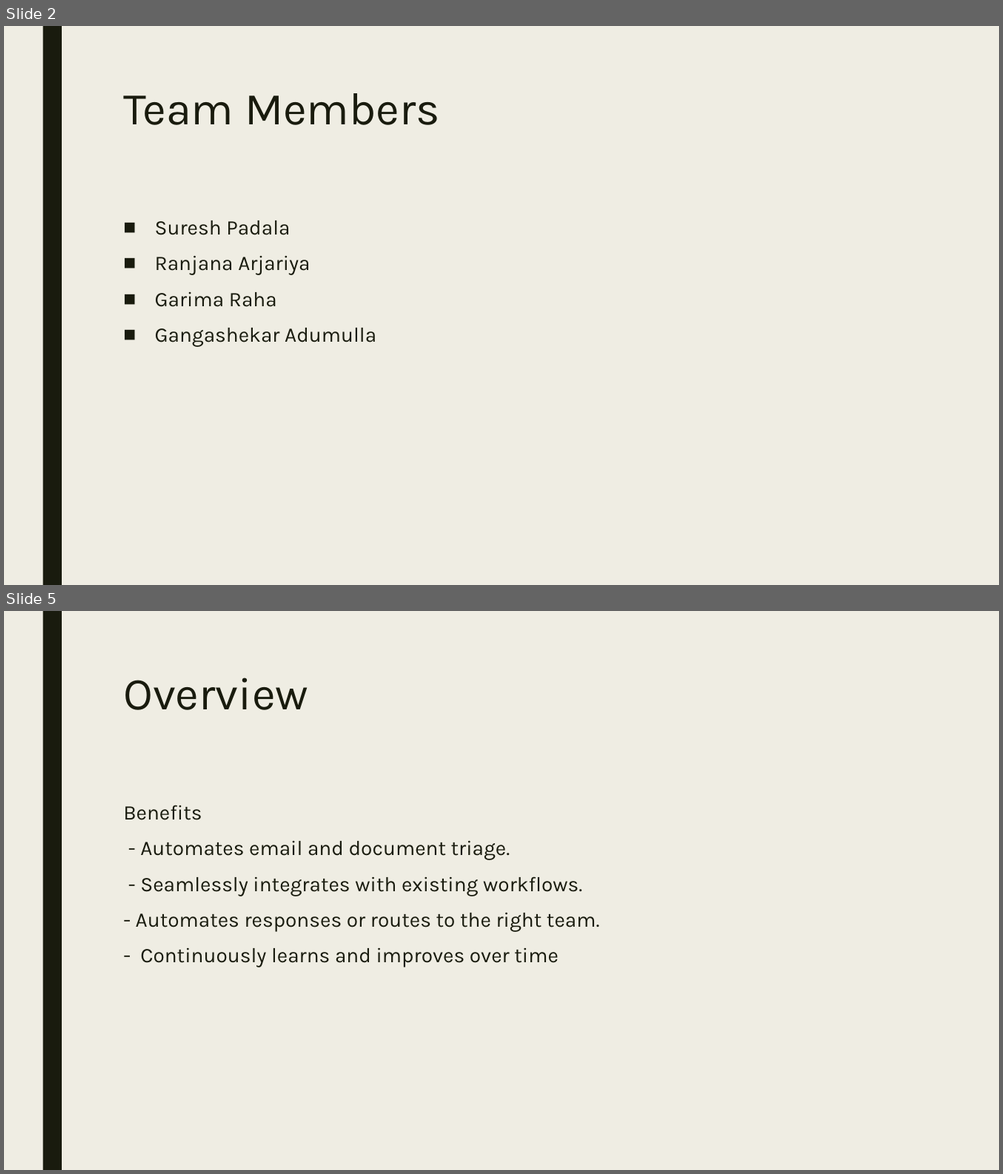
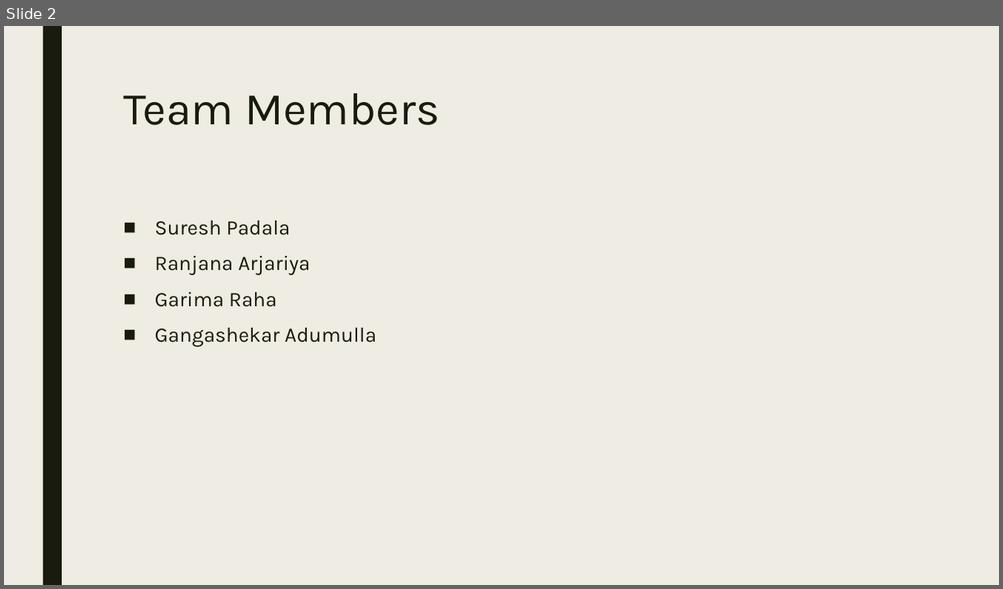
Before and after one commit to ewfx/gaied-ai-squad, a slide deck: artifacts/demo/AISquad_Gen AI Orchestrator for Email and Document Triage.pptx. Shown one above the other, each under a label of ours: slides 2 and 5 before the commit, slide 2 after it; the slides between them are not shown. The pictures are 1003x1174 and 1003x589 pixels, drawn with LibreOffice and Linux fonts; fonts in the diff are those of the drawing. Boxes give left, top, right and bottom in pixels: in the first picture for what was removed or moved away, otherwise in the second. Text is boxed around its words. In the diff, an @@ line names an element or a change of style, - is before the commit and + after.

```diff
--- a/artifacts/demo/AISquad_Gen AI Orchestrator for Email and Document Triage.pptx
+++ b/artifacts/demo/AISquad_Gen AI Orchestrator for Email and Document Triage.pptx
@@ slide 5 removed at [4,611,999,1170], background #EFEDE3; not listed: 1 template element that a slide beside it also shows @@
@@ title removed at [123,678,308,710] @@
-Overview
@@ text removed at [123,805,600,968] @@
-Benefits
-- Automates email and document triage.
-- Seamlessly integrates with existing workflows.
-- Automates responses or routes to the right team.
-- Continuously learns and improves over time
```
Also in this commit, not shown: 2 slides changed, 6 slides added, 4 other slides removed.
